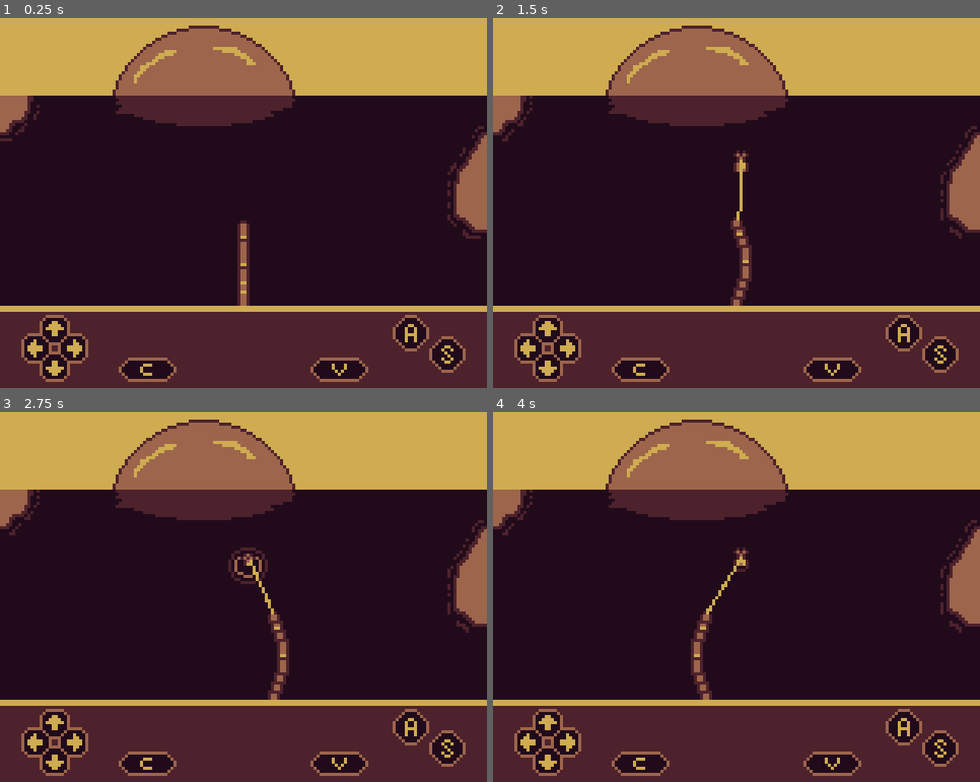
Above: before the commit, frames 1-4 (two rows, left to right).
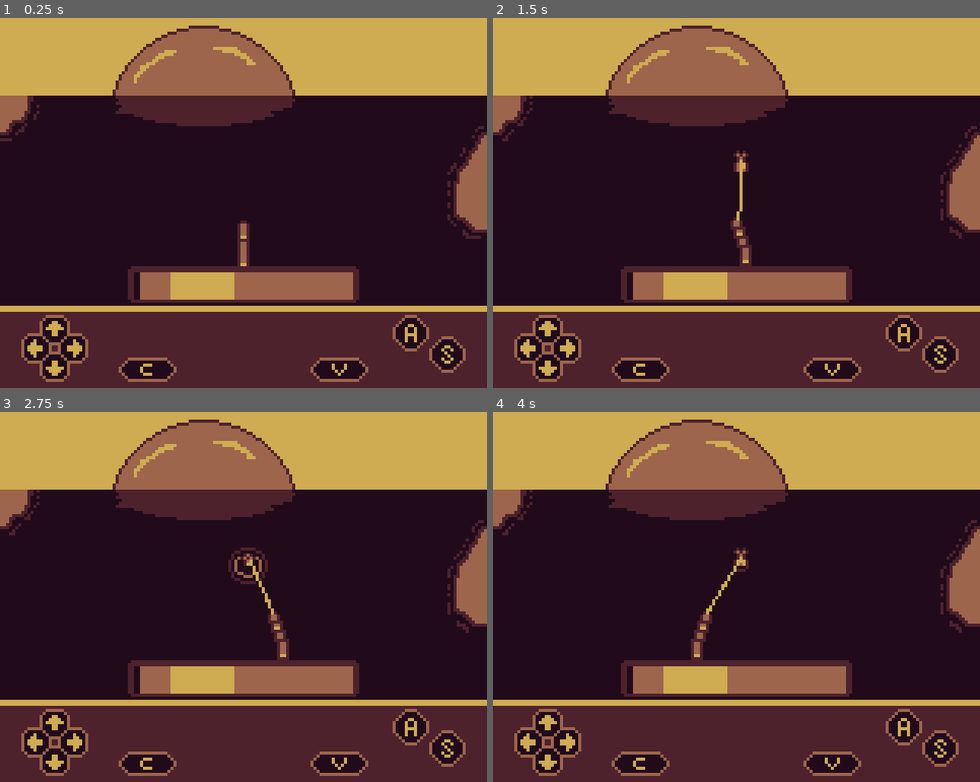
Above: after the commit, the same moments.

Repository: AparneetDey/luckyCatch
Game: Godot game, scene res://scenes/world/world.tscn
Same seed, same stepped clock (60 frames per second), same inputs: the game is played once before the commit and once after it.
Inputs:
- Up to frame 1 (0.25 s): no input
- Up to frame 2 (1.5 s): hold Right (right) 0.53-1.28 s; tap A (a) at 0.6, 1.35 s; hold Left (left) from 1.28 s (still down)
- Up to frame 3 (2.75 s): release Left (left) at 2.03 s; hold Right (right) from 2.03 s (still down); tap A (a) at 2.1 s
- Up to frame 4 (4 s): tap A (a) at 2.85, 3.6 s; release Right (right) at 3.53 s; hold Left (left) from 3.53 s (still down)

The runs differ from the first frame. In frame 1, 4.5% of the frame differs, in the area x 26-74%, y 67-78%; in frame 2, 4.5%; in frame 3, 4.5%; in frame 4, 4.6%.

Commit message:
Add reusable reel bar UI scene
Introduces a new `reel_bar.tscn` scene with bar background, safe zone, and reel indicator textures, then instances it into `ui.tscn` near the bottom center of the HUD. Also renames the root UI control node from `Control` to `ControlUI` and updates child paths accordingly for clearer scene structure.

Diff:
--- /dev/null
+++ b/scenes/ui/reel-bar/reel_bar.tscn
@@ -0,0 +1,38 @@
+[gd_scene format=3 uid="uid://crh0fxd6eoetj"]
+
+[ext_resource type="Texture2D" uid="uid://b67pmy551cfpa" path="res://assets/ui/reel-bar/bar-background.png" id="1_gkyxo"]
+[ext_resource type="Texture2D" uid="uid://c8ik2loqtnkh7" path="res://assets/ui/reel-bar/safe-zone.png" id="2_er5o2"]
+[ext_resource type="Texture2D" uid="uid://bsh0r6l6agbgk" path="res://assets/ui/reel-bar/reel-indicator.png" id="2_i4w5e"]
+
+[node name="ReelBar" type="TextureRect" unique_id=516664388]
+offset_right = 76.0
+offset_bottom = 13.0
+texture = ExtResource("1_gkyxo")
+stretch_mode = 2
+
+[node name="Control" type="Control" parent="." unique_id=1540076122]
+layout_mode = 1
+anchor_left = 0.026
+anchor_top = 0.15400001
+anchor_right = 0.026
+anchor_bottom = 0.15400001
+offset_left = 0.02399993
+offset_top = -0.0020000935
+offset_right = 72.024
+offset_bottom = 8.998
+
+[node name="SafeZone" type="TextureRect" parent="Control" unique_id=555283147]
+layout_mode = 0
+offset_left = 12.0
+offset_right = 33.295006
+offset_bottom = 9.0
+texture = ExtResource("2_er5o2")
+
+[node name="ReelIndicator" type="TextureRect" parent="Control" unique_id=505408040]
+layout_mode = 1
+anchors_preset = 9
+anchor_bottom = 1.0
+offset_right = 2.0000076
+grow_vertical = 2
+texture = ExtResource("2_i4w5e")
+stretch_mode = 2
--- a/scenes/ui/ui.tscn
+++ b/scenes/ui/ui.tscn
@@ -6,10 +6,11 @@
 [ext_resource type="Texture2D" uid="uid://c72bd4lh1whyv" path="res://assets/ui/buttons/s-button.png" id="4_jcn1r"]
 [ext_resource type="Texture2D" uid="uid://c401ibwy7tupk" path="res://assets/ui/buttons/c-button.png" id="5_uegxj"]
 [ext_resource type="Texture2D" uid="uid://byfqbg5igg63g" path="res://assets/ui/buttons/v-button.png" id="6_y220t"]
+[ext_resource type="PackedScene" uid="uid://crh0fxd6eoetj" path="res://scenes/ui/reel-bar/reel_bar.tscn" id="7_7vp6q"]
 
 [node name="UI" type="CanvasLayer" unique_id=1434395001]
 
-[node name="Control" type="Control" parent="." unique_id=1577532642]
+[node name="ControlUI" type="Control" parent="." unique_id=1577532642]
 layout_mode = 3
 anchors_preset = 15
 anchor_right = 1.0
@@ -17,7 +18,7 @@
 grow_horizontal = 2
 grow_vertical = 2
 
-[node name="BackgroundUI" type="TextureRect" parent="Control" unique_id=725083846]
+[node name="BackgroundUI" type="TextureRect" parent="ControlUI" unique_id=725083846]
 layout_mode = 1
 anchors_preset = 7
 anchor_left = 0.5
@@ -32,7 +33,7 @@
 texture = ExtResource("1_u7n8c")
 stretch_mode = 2
 
-[node name="Buttons" type="Control" parent="Control/BackgroundUI" unique_id=519448967]
+[node name="Buttons" type="Control" parent="ControlUI/BackgroundUI" unique_id=519448967]
 layout_mode = 1
 anchors_preset = 15
 anchor_right = 1.0
@@ -40,7 +41,7 @@
 grow_horizontal = 2
 grow_vertical = 2
 
-[node name="DPad" type="TextureRect" parent="Control/BackgroundUI/Buttons" unique_id=315307670]
+[node name="DPad" type="TextureRect" parent="ControlUI/BackgroundUI/Buttons" unique_id=315307670]
 layout_mode = 1
 anchors_preset = 2
 anchor_top = 1.0
@@ -53,7 +54,7 @@
 texture = ExtResource("2_pfayw")
 stretch_mode = 2
 
-[node name="AButton" type="TextureRect" parent="Control/BackgroundUI/Buttons" unique_id=113541640]
+[node name="AButton" type="TextureRect" parent="ControlUI/BackgroundUI/Buttons" unique_id=113541640]
 layout_mode = 1
 anchors_preset = 1
 anchor_left = 1.0
@@ -66,7 +67,7 @@
 texture = ExtResource("3_7vp6q")
 stretch_mode = 2
 
-[node name="SButton" type="TextureRect" parent="Control/BackgroundUI/Buttons" unique_id=1161321488]
+[node name="SButton" type="TextureRect" parent="ControlUI/BackgroundUI/Buttons" unique_id=1161321488]
 layout_mode = 1
 anchors_preset = 3
 anchor_left = 1.0
@@ -82,7 +83,7 @@
 texture = ExtResource("4_jcn1r")
 stretch_mode = 2
 
-[node name="CButton" type="TextureRect" parent="Control/BackgroundUI/Buttons" unique_id=1611058973]
+[node name="CButton" type="TextureRect" parent="ControlUI/BackgroundUI/Buttons" unique_id=1611058973]
 layout_mode = 1
 anchors_preset = 2
 anchor_top = 1.0
@@ -95,7 +96,7 @@
 texture = ExtResource("5_uegxj")
 stretch_mode = 2
 
-[node name="VButton" type="TextureRect" parent="Control/BackgroundUI/Buttons" unique_id=2036558554]
+[node name="VButton" type="TextureRect" parent="ControlUI/BackgroundUI/Buttons" unique_id=2036558554]
 layout_mode = 1
 anchors_preset = 2
 anchor_top = 1.0
@@ -107,3 +108,16 @@
 grow_vertical = 0
 texture = ExtResource("6_y220t")
 stretch_mode = 2
+
+[node name="ReelBar" parent="." unique_id=516664388 instance=ExtResource("7_7vp6q")]
+anchors_preset = 7
+anchor_left = 0.5
+anchor_top = 1.0
+anchor_right = 0.5
+anchor_bottom = 1.0
+offset_left = -38.0
+offset_top = -40.0
+offset_right = 38.0
+offset_bottom = -27.0
+grow_horizontal = 2
+grow_vertical = 0
